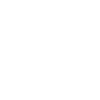
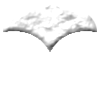
Layers edited between the first and the second 100 x 100 image:
added layer "Layer 2" above "Shapes" over [3, 5, 97, 52]
added group "Shapes" with 8 layers above "Layer 0" over [3, 5, 97, 52]
hid "Shape 1", moved it into group "Shapes" over [3, 5, 97, 52]
